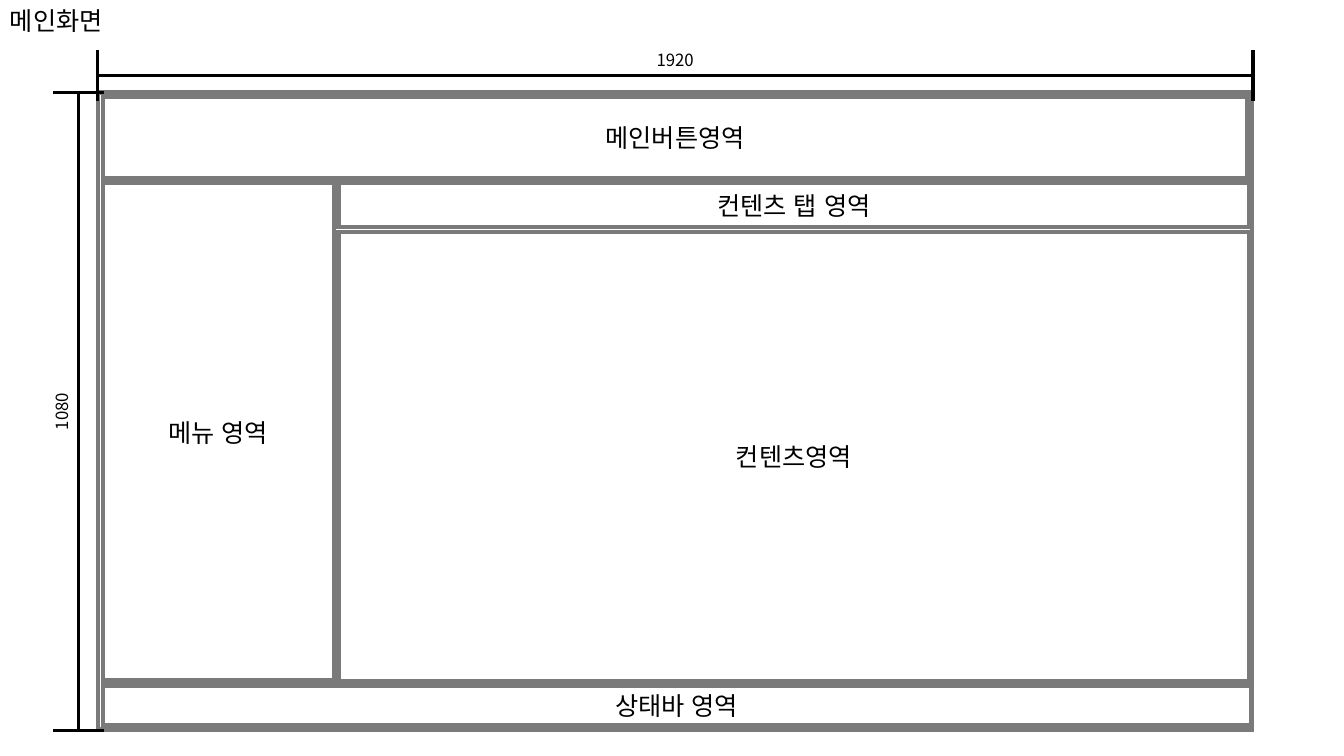
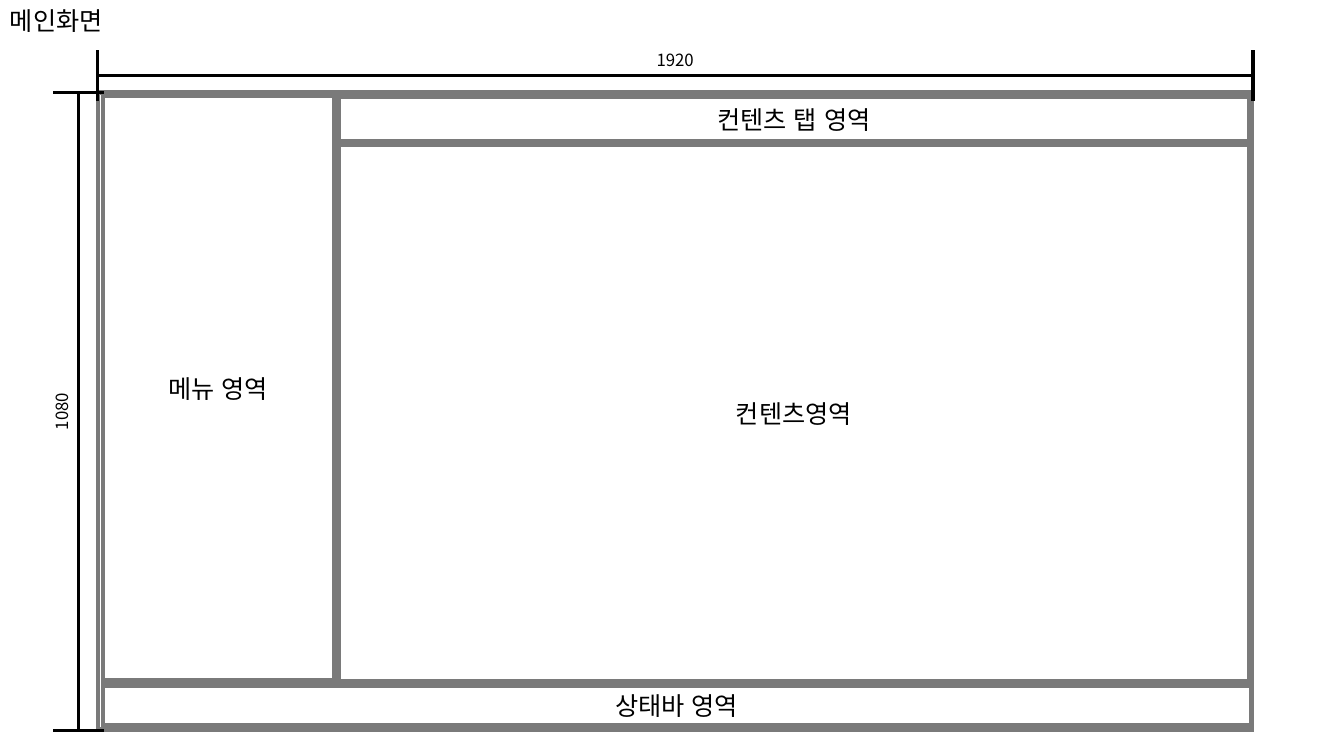
Before and after one commit to QYnote/MES, a slide deck: slide 2 of 00. 설계/UI 설계.pptx. Drawn at 1344x756 pixels with LibreOffice and Linux fonts; fonts in the diff are those of the drawing. Boxes give left, top, right and bottom in pixels: in the first picture for what was removed or moved away, otherwise in the second. Text is boxed around its words. In the diff, an @@ line names an element or a change of style, - is before the commit and + after.

Commit message:
Create MES Solution
1. MES Project Solution 생성
2. View 폴더 생성하여 Form 분류 및 생성
3. 메인Form 메뉴 Open 코드 생성

```diff
--- a/00. 설계/UI 설계.pptx
+++ b/00. 설계/UI 설계.pptx
@@ rectangle "메뉴 영역": place and size @@
-rectangle "메뉴 영역" at bbox=[103, 184, 334, 681]
+rectangle "메뉴 영역" at bbox=[103, 96, 334, 681]
@@ rectangle removed at bbox=[103, 97, 1248, 178] @@
-메인버튼영역
@@ rectangle "컨텐츠 탭 영역": place and size @@
-rectangle "컨텐츠 탭 영역" at bbox=[339, 184, 1250, 228]
+rectangle "컨텐츠 탭 영역" at bbox=[339, 97, 1250, 141]
@@ rectangle "컨텐츠영역": place and size @@
-rectangle "컨텐츠영역" at bbox=[339, 232, 1250, 681]
+rectangle "컨텐츠영역" at bbox=[339, 145, 1250, 681]
```
Also in this commit, not shown: 33 other files.
